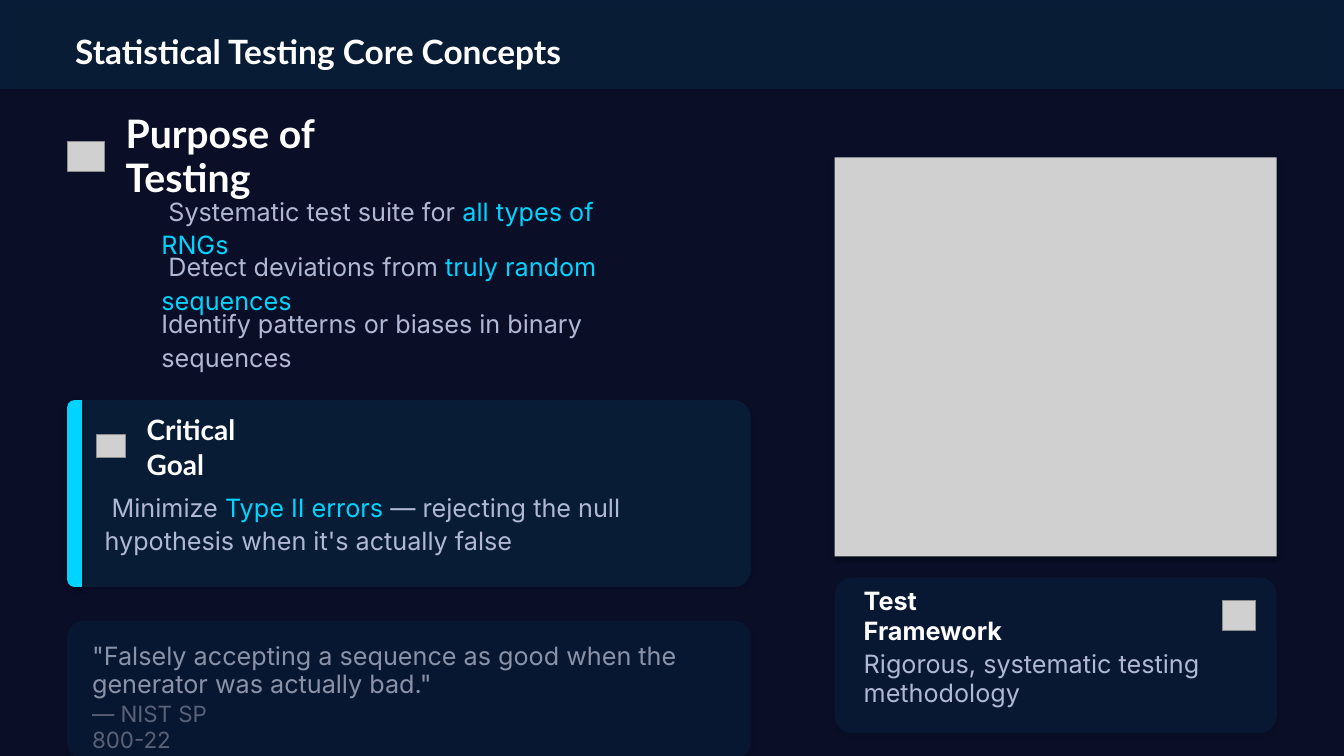
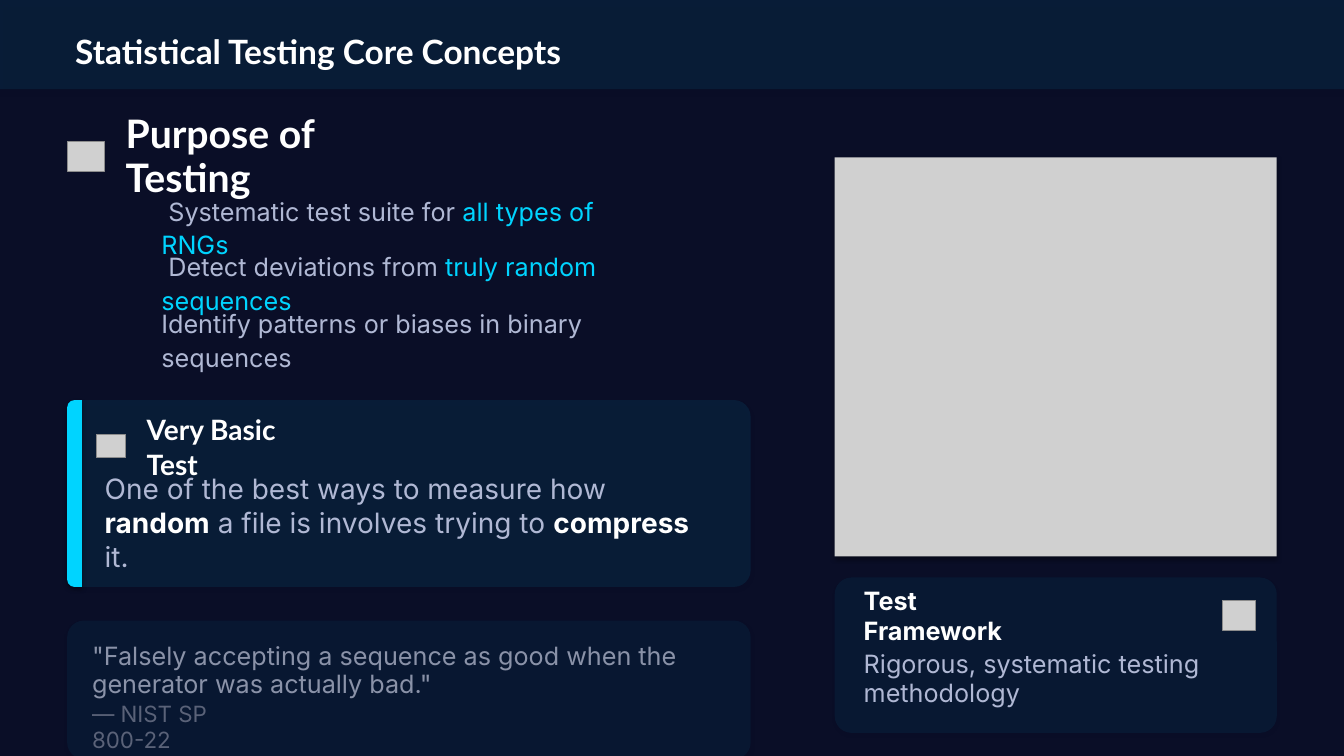
Before and after one commit to 7elmie/EGQCC, a slide deck: slide 5 of Presentations/4.True Randomness Testing & Random Number Generators.pptx. Drawn at 1344x756 pixels with LibreOffice and Linux fonts; fonts in the diff are those of the drawing; grey boxes stand for pictures; background and template pictures are left out. Boxes give left, top, right and bottom in pixels: in the first picture for what was removed or moved away, otherwise in the second. Text is boxed around its words. In the diff, an @@ line names an element or a change of style, - is before the commit and + after.

Commit message:
Update project files and remove compressed samples

```diff
--- a/Presentations/4.True Randomness Testing & Random Number Generators.pptx
+++ b/Presentations/4.True Randomness Testing & Random Number Generators.pptx
@@ text at <box>147,419,275,481</box>: text changed @@
-Critical Goal
+Very Basic Test
@@ text at <box>105,477,689,567</box>: text changed; size 18 to 20 pt @@
-Minimize Type II errors — rejecting the null hypothesis when it's actually false
+One of the best ways to measure how random a file is involves trying to compress it.
```
Also in this commit, not shown: 1 other file.
